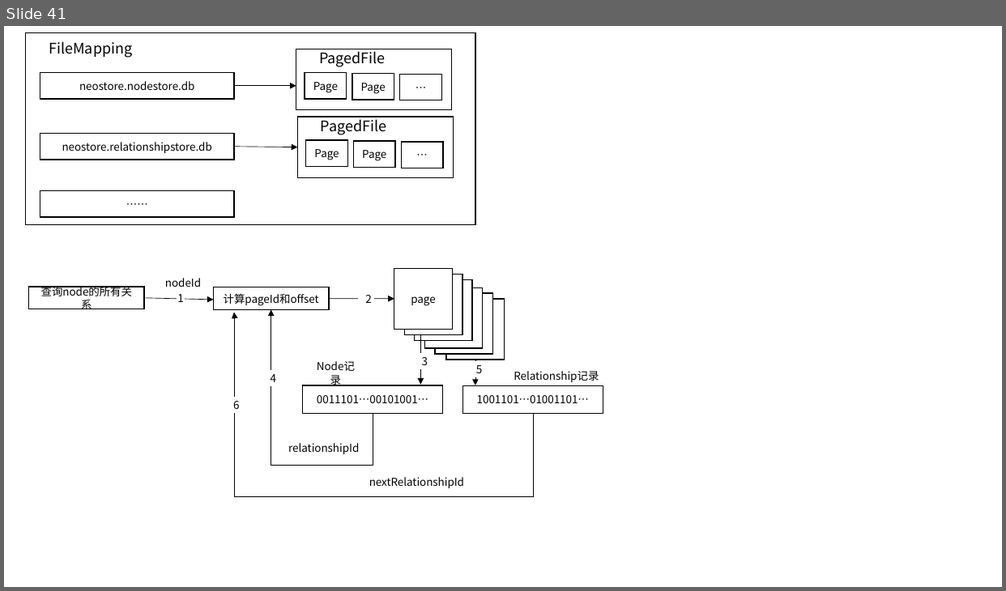
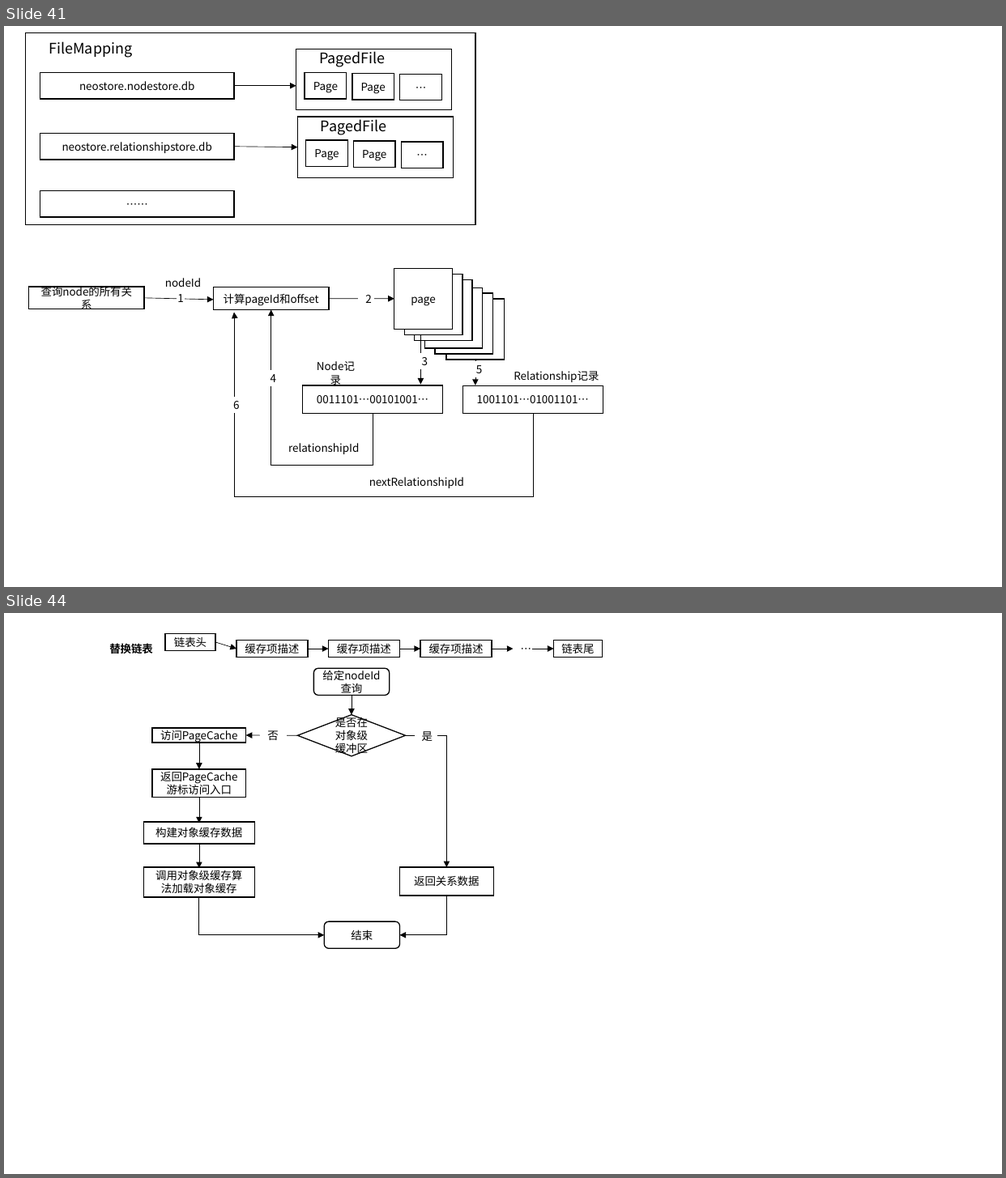
Before and after one commit to yayadi23/BIM, a slide deck: 毕业论文资料/毕业论文图 [自动保存的].pptx. Shown one above the other, each under a label of ours: slide 41 before the commit, slides 41 and 44 after it; the slides between them are not shown. The pictures are 1006x591 and 1006x1178 pixels, drawn with LibreOffice and Linux fonts; fonts in the diff are those of the drawing. Boxes give left, top, right and bottom in pixels: in the first picture for what was removed or moved away, otherwise in the second. Text is boxed around its words. In the diff, an @@ line names an element or a change of style, - is before the commit and + after.

```diff
--- a/毕业论文资料/毕业论文图 [自动保存的].pptx
+++ b/毕业论文资料/毕业论文图 [自动保存的].pptx
@@ slide 44 added at [4, 613, 1002, 1174], background #FFFFFF @@
@@ rectangle added at [165, 633, 215, 650], fill #FFFFFF, outline #000000 1 pt, 10.5 pt, text #000000 @@
+链表头
@@ text added at [109, 641, 153, 656], 10.5 pt, text #000000, bold @@
+替换链表
@@ arrow added from (216, 642) to (236, 649), #000000 0.5 pt @@
@@ rectangle added at [236, 640, 308, 658], fill #FFFFFF, outline #000000 1 pt, 10.5 pt, text #000000 @@
+缓存项描述
@@ arrow added from (308, 649) to (328, 649), #000000 0.5 pt @@
@@ rectangle added at [328, 640, 399, 658], fill #FFFFFF, outline #000000 1 pt, 10.5 pt, text #000000 @@
+缓存项描述
@@ arrow added from (400, 649) to (420, 649), #000000 0.5 pt @@
@@ rectangle added at [420, 640, 492, 658], fill #FFFFFF, outline #000000 1 pt, 10.5 pt, text #000000 @@
+缓存项描述
@@ arrow added from (492, 649) to (513, 649), #000000 0.5 pt @@
@@ text added at [513, 640, 533, 658], 10.5 pt, text #000000 @@
+…
@@ arrow added from (533, 649) to (553, 649), #000000 0.5 pt @@
@@ rectangle added at [553, 640, 602, 658], fill #FFFFFF, outline #000000 1 pt, 10.5 pt, text #000000 @@
+链表尾
@@ rounded rectangle added at [314, 668, 390, 696], fill #FFFFFF, outline #000000 1 pt, 10.5 pt, text #000000 @@
+给定nodeId查询
@@ arrow added from (351, 696) to (351, 715), #000000 0.5 pt @@
@@ rectangle added at [152, 728, 246, 743], fill #FFFFFF, outline #000000 1 pt, 10.5 pt, text #000000 @@
+访问PageCache
@@ text added at [267, 730, 278, 740], 10.5 pt, text #000000 @@
+否
@@ text added at [270, 730, 281, 740], 10.5 pt, text #000000 @@
+否
@@ diamond added at [297, 715, 405, 756], fill #FFFFFF, outline #000000 1 pt, 10.5 pt, text #000000 @@
+是否在对象级缓冲区
@@ text added at [422, 731, 432, 741], 10.5 pt, text #000000 @@
+是
@@ arrow added from (199, 743) to (199, 769), #000000 0.5 pt @@
@@ arrow added from (297, 736) to (246, 735), #000000 0.5 pt @@
@@ elbow arrow added from (405, 736) to (446, 867), #000000 0.5 pt @@
@@ rectangle added at [152, 769, 246, 798], fill #FFFFFF, outline #000000 1 pt, 10.5 pt, text #000000 @@
+返回PageCache游标访问入口
@@ arrow added from (199, 798) to (199, 824), #000000 0.5 pt @@
@@ rectangle added at [143, 822, 255, 844], fill #FFFFFF, outline #000000 1 pt, 10.5 pt, text #000000 @@
+构建对象缓存数据
@@ arrow added from (199, 844) to (199, 868), #000000 0.5 pt @@
@@ rectangle added at [143, 867, 255, 897], fill #FFFFFF, outline #000000 1 pt, 10.5 pt, text #000000 @@
+调用对象级缓存算法加载对象缓存
@@ rectangle added at [400, 867, 493, 896], fill #FFFFFF, outline #000000 1 pt, 10.5 pt, text #000000 @@
+返回关系数据
@@ elbow arrow added from (199, 897) to (325, 935), #000000 0.5 pt @@
@@ elbow arrow added from (446, 896) to (400, 935), #000000 0.5 pt @@
@@ rounded rectangle added at [325, 922, 400, 949], fill #FFFFFF, outline #000000 1 pt, 10.5 pt, text #000000 @@
+结束
```
Also in this commit, not shown: 3 other slides added, 6 other files.
